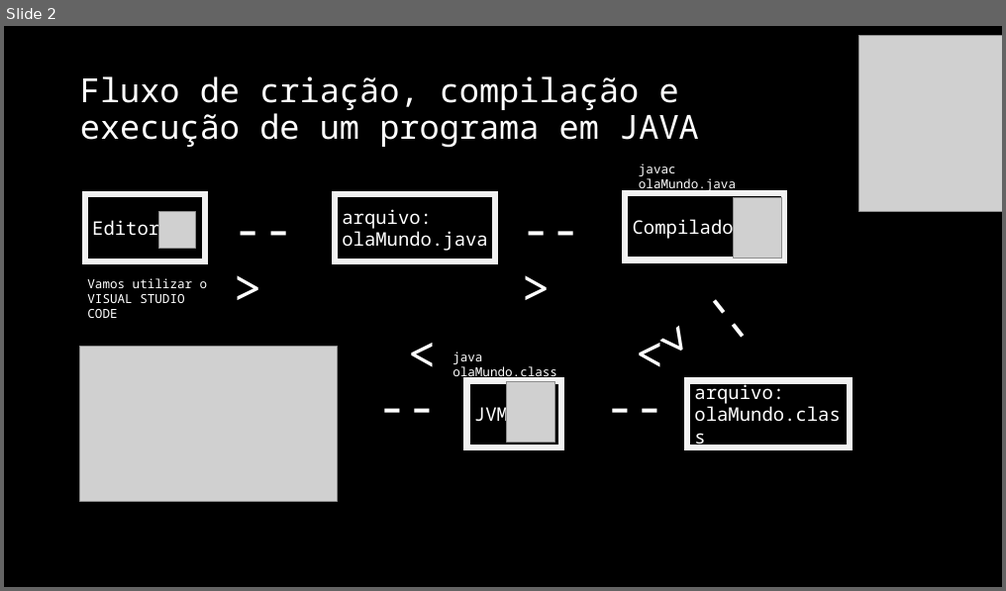
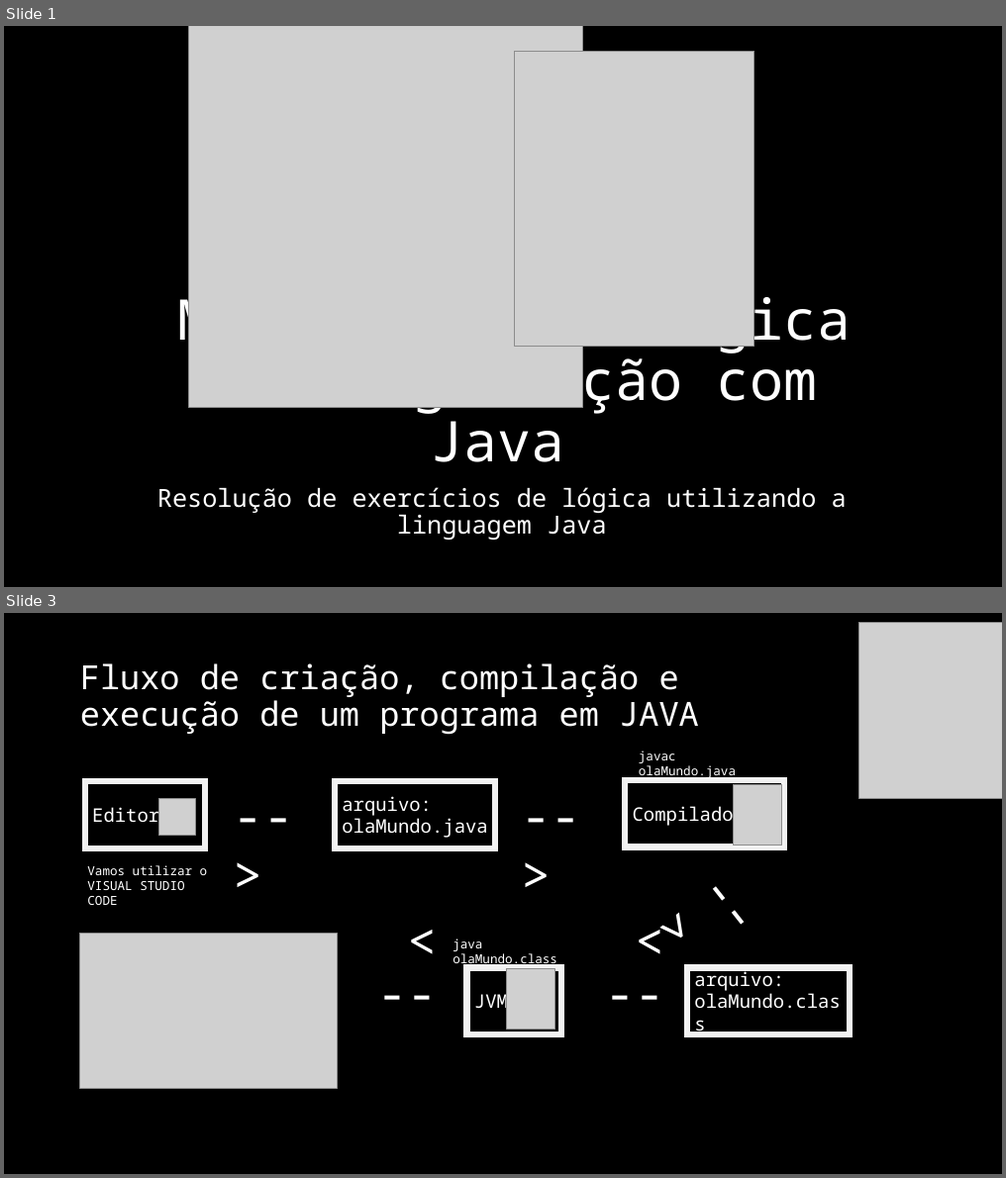
Before and after one commit to jrdutra/algoritmos, a slide deck: material_de_apoio/resumo_pratico.pptx. Shown one above the other, each under a label of ours: slide 2 before the commit, slides 1 and 3 after it; the slides between them are not shown. The pictures are 1006x591 and 1006x1178 pixels, drawn with LibreOffice and Linux fonts; fonts in the diff are those of the drawing; grey boxes stand for pictures. Boxes give left, top, right and bottom in pixels: in the first picture for what was removed or moved away, otherwise in the second. Text is boxed around its words. In the diff, an @@ line names an element or a change of style, - is before the commit and + after.

```diff
--- a/material_de_apoio/resumo_pratico.pptx
+++ b/material_de_apoio/resumo_pratico.pptx
@@ slide 1 added at [4, 26, 1002, 587], background #000000 @@
@@ picture added at [189, 26, 583, 408] @@
@@ picture added at [515, 51, 754, 347] @@
@@ title added at [177, 287, 851, 463], 54 pt, text #FFFFFF @@
+Melhore a Sua Lógica de Programação com Java
@@ subtitle added at [157, 487, 846, 540], 24 pt, text #FFFFFF @@
+Resolução de exercícios de lógica utilizando a linguagem Java
@@ what was slide 2 is now slide 3 @@
```
Also in this commit, not shown: 1 slide changed, 6 other files.
